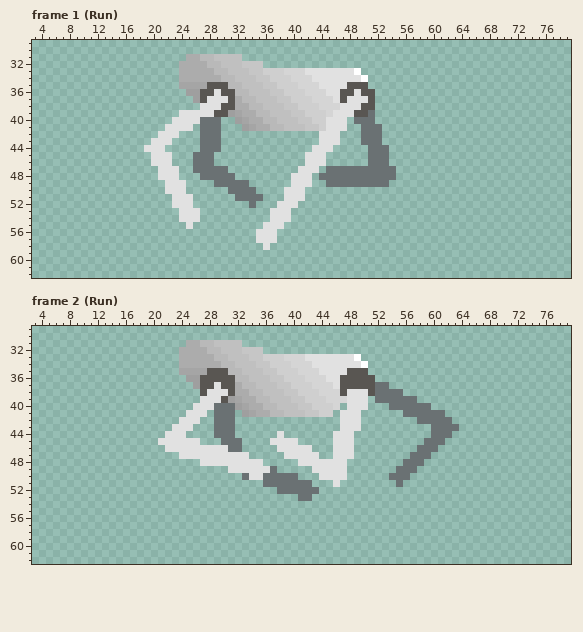
Two states of a pixel-art file, Sprites/Pawns/Pawn_09/horse_legs.aseprite. The picture above was drawn from the file before the commit.
80x64 pixels, 29 frames. Colours within 5 levels of each other are drawn and written as one. Shown: frame 1 (Run): x 3..79, y 29..62; frame 2 (Run): x 3..79, y 29..62. The commit also changed other frames, which this record leaves out.
New version:
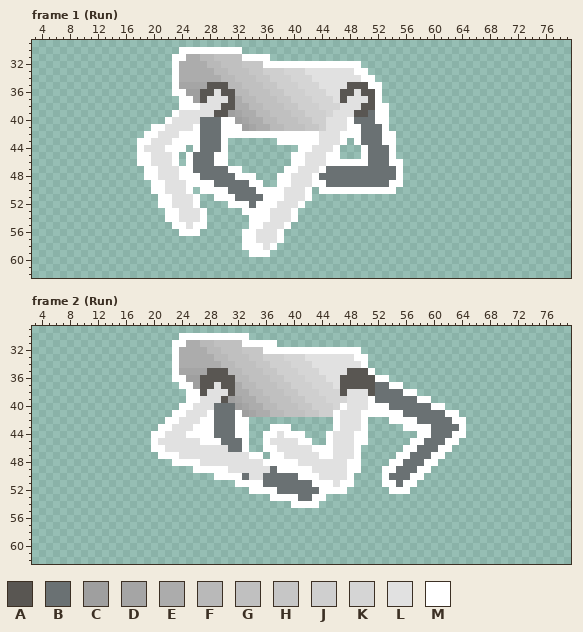
Palette (. is transparent): A #595652  B #6a7173  C #9f9f9f  D #a5a5a5  E #acacac  F #b9b9b9  G #c0c0c0  H #c6c6c6  J #cfcfcf  K #d5d5d5  L #e1e1e1  M #ffffff
Change:
layer "Layer 4" added
Frame 1 (Run), layer "Layer 4":
Colour M now appears in row 30 at x 24 to 32; in row 31 at x 23 to 24 and 33 to 36; in row 32 at x 23 and 36 to 49; in row 33 at x 23 and 50; in row 34 at x 23 and 51; in row 35 at x 23 and 51 to 52.
Colour M now appears in row 36 at x 23 to 24 and 52; in row 37 at x 24 to 25 and 52; in row 38 at x 24 to 26 and 52 to 53; in row 39 at x 23 and 52 to 53; in row 40 at x 22, 30 to 31, 48 and 52 to 53; in row 41 at x 20 to 21, 26, 30 to 32, 48 to 49 and 53.
Colour M now appears in row 42 at x 19 to 20, 24 to 26, 30 to 43, 47 to 49 and 53 to 54; in row 43 at x 18 to 19, 23 to 26, 30, 38 to 43, 47, 49 and 53 to 54; in row 44 at x 18, 22 to 24, 26, 30, 41 to 42, 46, 50 and 54; in row 45 at x 18 to 19, 23, 25, 29 to 30, 40 to 41, 45 to 46, 50 and 54; in row 46 at x 18 to 19, 23, 25, 29 to 30, 40 to 41, 45 to 50 and 54 to 55; in row 47 at x 19 to 20, 24 to 25, 31 to 32, 39 to 40, 44 and 55.
Colour M now appears in row 48 at x 19 to 20, 24 to 26, 32 to 34, 38 to 39, 43 and 55; in row 49 at x 20 to 21, 25 to 28, 34 to 35, 38 to 39, 43 to 44 and 54 to 55; in row 50 at x 20 to 21, 25, 27 to 30, 35 to 38, 42 and 44 to 54; in row 51 at x 21 to 22, 26, 29 to 31, 36 to 38 and 42; in row 52 at x 21 to 22, 26, 31 to 33, 35 to 37 and 41; in row 53 at x 22 to 23, 27, 33 to 36 and 40.
Colour M now appears in row 54 at x 22 to 23, 27, 34 to 36 and 40; in row 55 at x 23 to 24, 26 to 27, 34 to 35 and 39; in row 56 at x 24 to 26, 33 to 34 and 38; in row 57 at x 33 to 34 and 38; in row 58 at x 33 to 35 and 37; in row 59 at x 34 to 36.
Frame 2 (Run), layer "Layer 4":
Colour M now appears in row 30 at x 24 to 33; in row 31 at x 23 to 24 and 33 to 37; in row 32 at x 23 and 36 to 49; in row 33 at x 23 and 50; in row 34 at x 23; in row 35 at x 23 and 51.
Colour M now appears in row 36 at x 23 to 24 and 52 to 53; in row 37 at x 24 to 25 and 54 to 55; in row 38 at x 25 to 26 and 56 to 57; in row 39 at x 25 to 26, 51 and 58 to 59; in row 40 at x 24 to 25, 47, 51 to 53 and 60 to 61; in row 41 at x 23 to 24, 28, 32, 46, 50 to 55 and 62 to 63.
Colour M now appears in row 42 at x 22 to 23, 27 to 28, 32 to 33, 46, 50, 54 to 57 and 63 to 64; in row 43 at x 21 to 22, 26 to 28, 32 to 33, 37 to 39, 46, 50, 56 to 59 and 64; in row 44 at x 20 to 21, 25 to 28, 32 to 33, 36 to 37, 39 to 41, 45, 49 to 50, 58 to 59 and 63 to 64; in row 45 at x 20, 27 to 29, 33, 36, 41 to 42, 45, 49 to 50, 57 to 58 and 62 to 63; in row 46 at x 20 to 21, 33, 36 to 37, 43 to 45, 49, 56 to 57 and 61 to 62; in row 47 at x 21 to 23, 34 to 35, 37 to 38, 44 to 45, 49, 55 to 56 and 60 to 61.
Colour M now appears in row 48 at x 23 to 26, 36 to 40, 48 to 49, 54 to 55 and 59 to 60; in row 49 at x 26 to 30, 38 to 42, 48 to 49, 53 to 54 and 58 to 59; in row 50 at x 29 to 32, 41 to 43, 48, 53 and 57 to 58; in row 51 at x 32 to 35, 43 to 45, 47 to 48, 53 to 54 and 56 to 57; in row 52 at x 34 to 37, 44 to 47 and 54 to 56; in row 53 at x 37 to 40 and 43 to 44.
Colour M now appears in row 54 at x 40 to 43.
